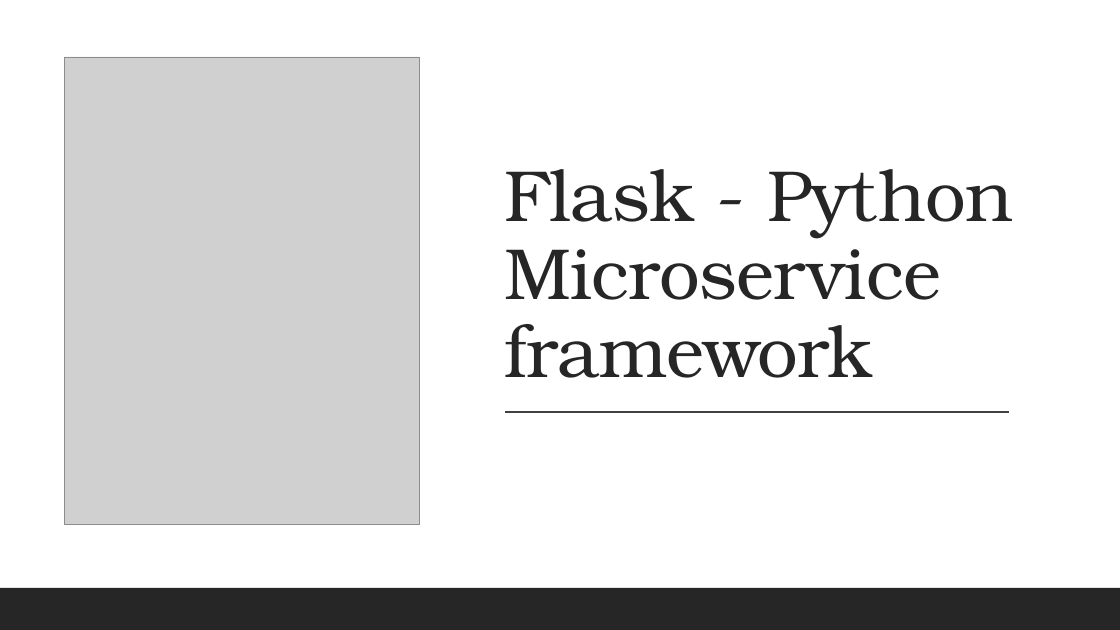
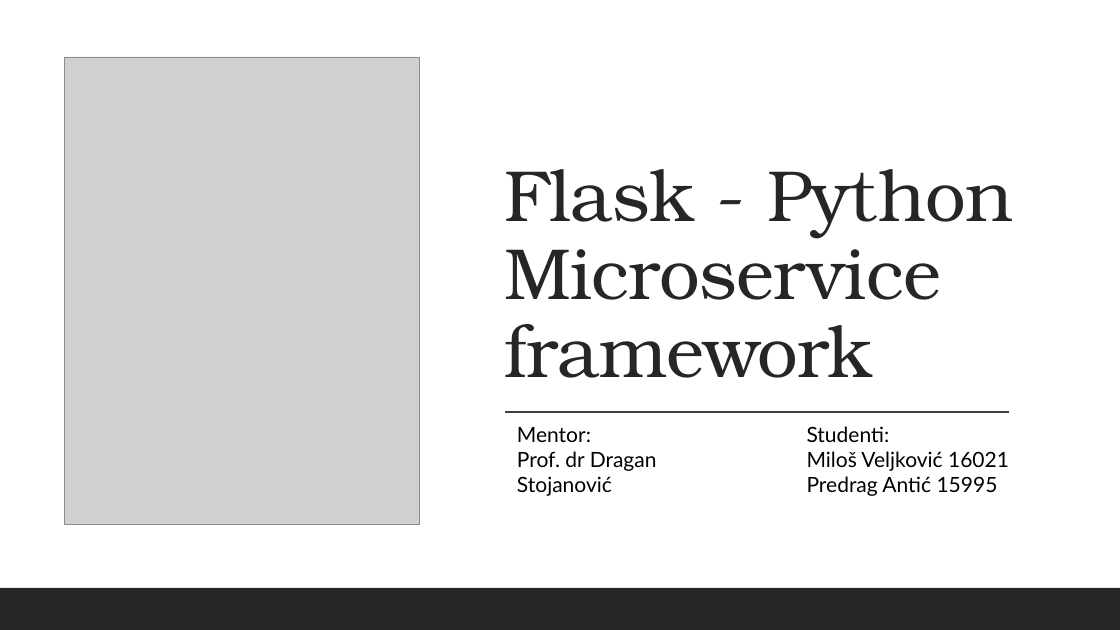
Before and after one commit to milosveljkovic/Peoples-Monitoring-During-The-Epidemic, a slide deck: slide 1 of Python-Flask microservice framework.pptx. Drawn at 1120x630 pixels with LibreOffice and Linux fonts; fonts in the diff are those of the drawing; grey boxes stand for pictures. Boxes give left, top, right and bottom in pixels: in the first picture for what was removed or moved away, otherwise in the second. Text is boxed around its words. In the diff, an @@ line names an element or a change of style, - is before the commit and + after.

Commit message:
Update

```diff
--- a/Python-Flask microservice framework.pptx
+++ b/Python-Flask microservice framework.pptx
@@ text added at [517, 427, 657, 496], 18 pt, text #000000 @@
+Mentor:
+Prof. dr Dragan Stojanović
@@ text added at [807, 426, 1009, 496], 18 pt, text #000000 @@
+Studenti:
+Miloš Veljković 16021
+Predrag Antić 15995
```
